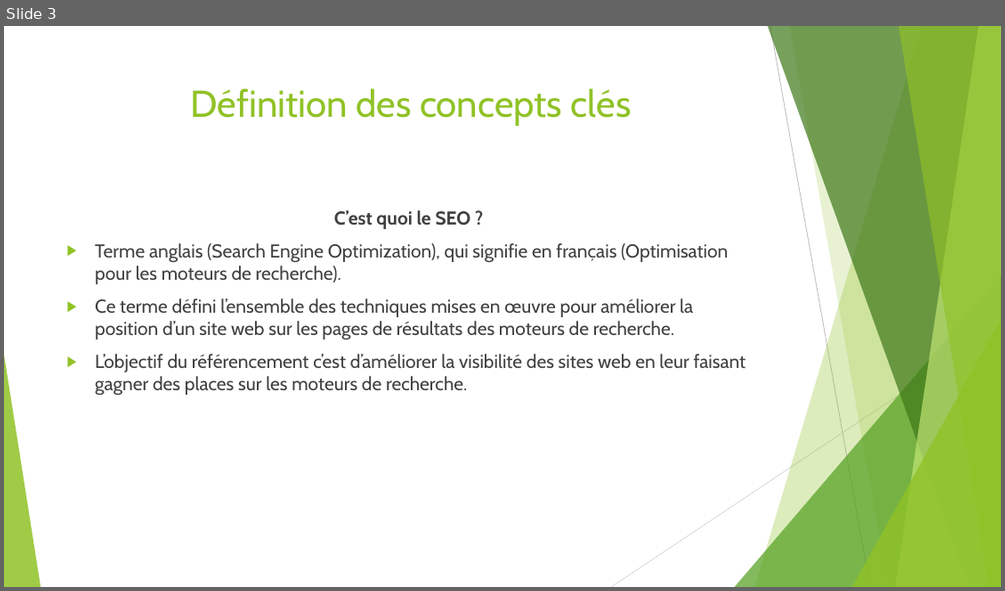
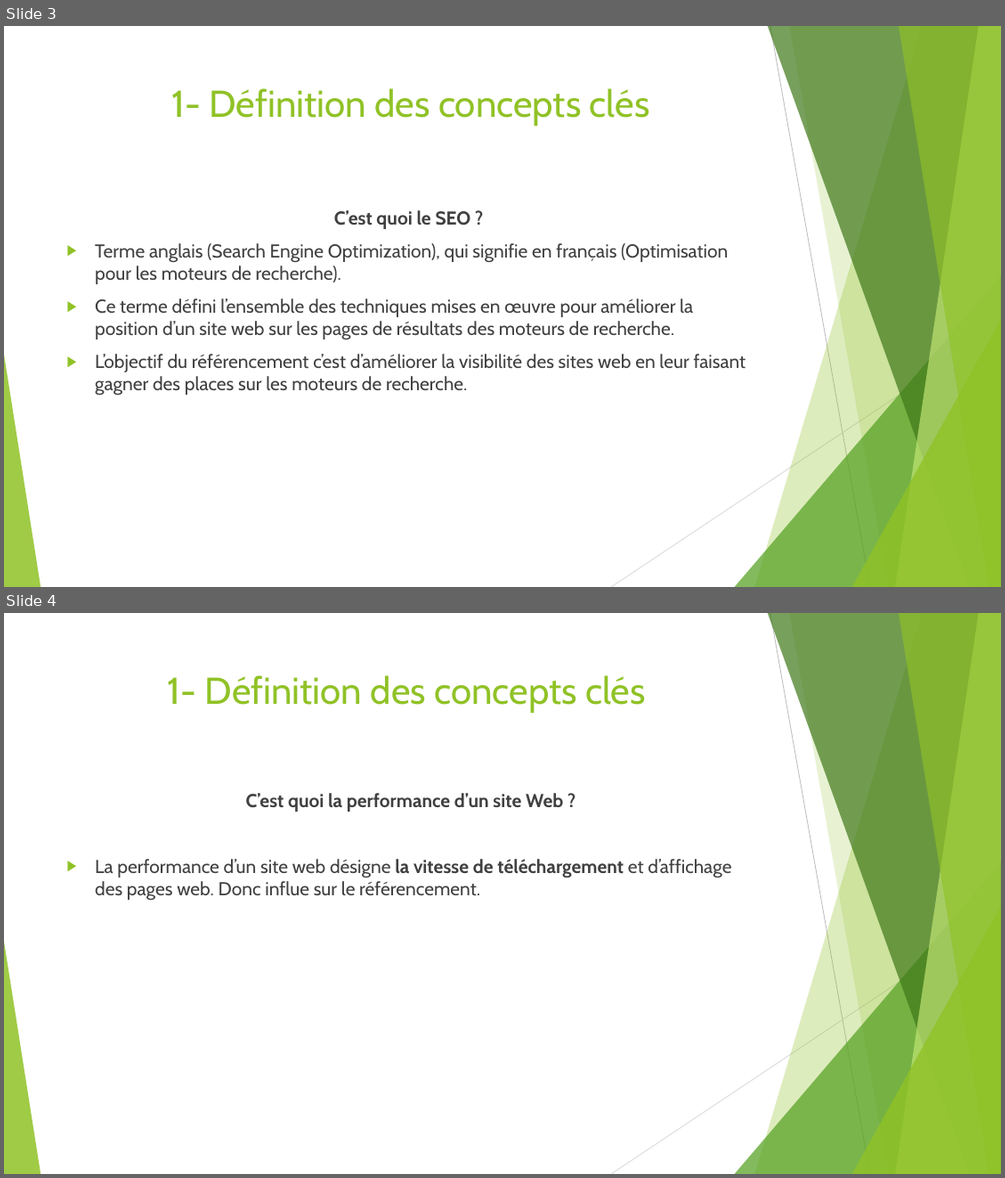
Before and after one commit to SOW-tech/Projet4ameliore, a slide deck: Présentation Projet4.pptx. Shown one above the other, each under a label of ours: slide 3 before the commit, slides 3 and 4 after it. The pictures are 1005x591 and 1005x1178 pixels, drawn with LibreOffice and Linux fonts; fonts in the diff are those of the drawing. Boxes give left, top, right and bottom in pixels: in the first picture for what was removed or moved away, otherwise in the second. Text is boxed around its words. In the diff, an @@ line names an element or a change of style, - is before the commit and + after.

```diff
--- a/Présentation Projet4.pptx
+++ b/Présentation Projet4.pptx
@@ slide 4 added at [4,613,1001,1174], background #FFFFFF; not listed: 10 template elements that a slide beside it also shows @@
@@ title added at [168,675,646,713], 36 pt, text #90C226 @@
+1- Définition des concepts clés
@@ text added at [95,793,731,900], 18 pt, text #404040 @@
+C’est quoi la performance d’un site Web ?
+▶ La performance d’un site web désigne la vitesse de téléchargement et d’affichage des pages web. Donc influe sur le référencement.
@@ slide 3 changed as well @@
@@ title at [171,88,650,126]: text changed @@
-Définition des concepts clés
+1- Définition des concepts clés
```
Also in this commit, not shown: 5 other slides changed, 8 other slides added, 10 other files.
